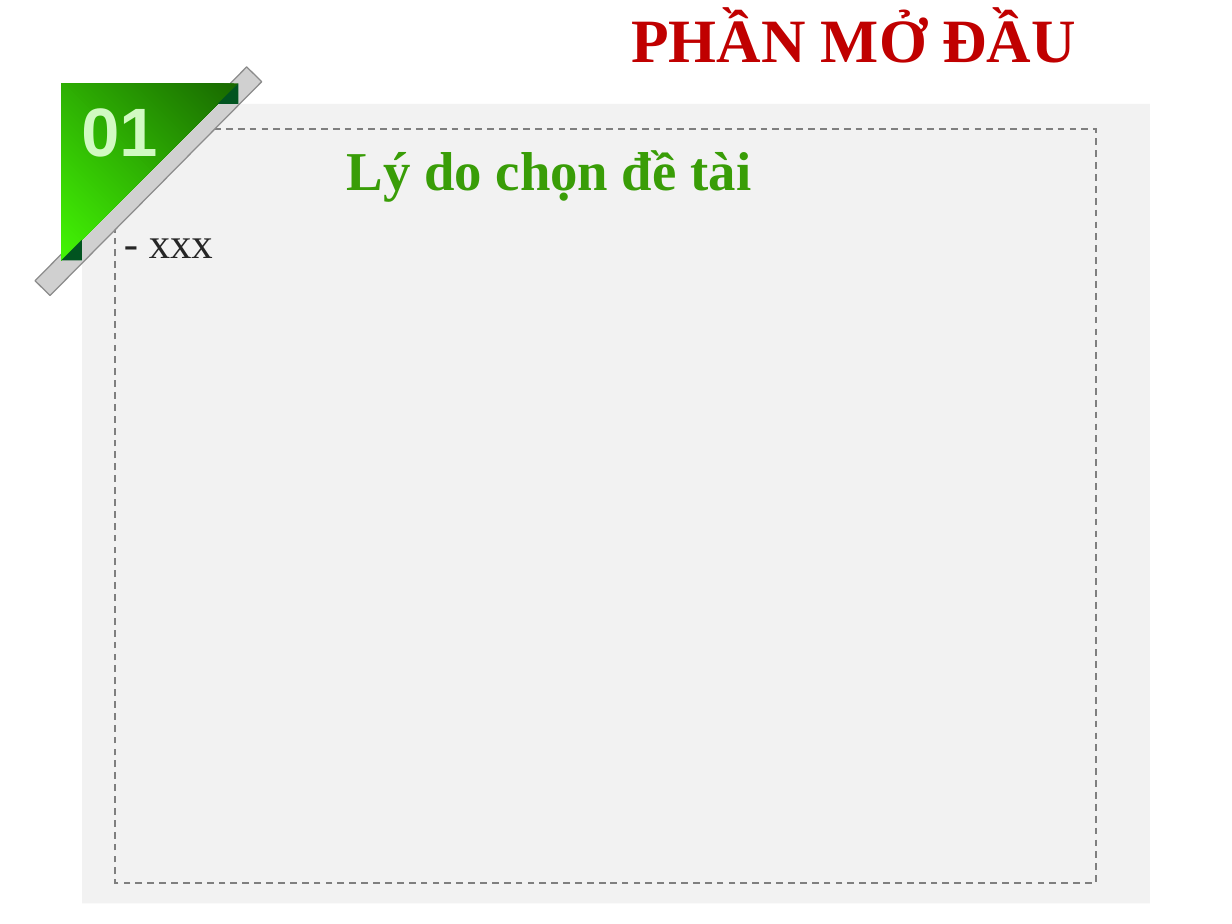
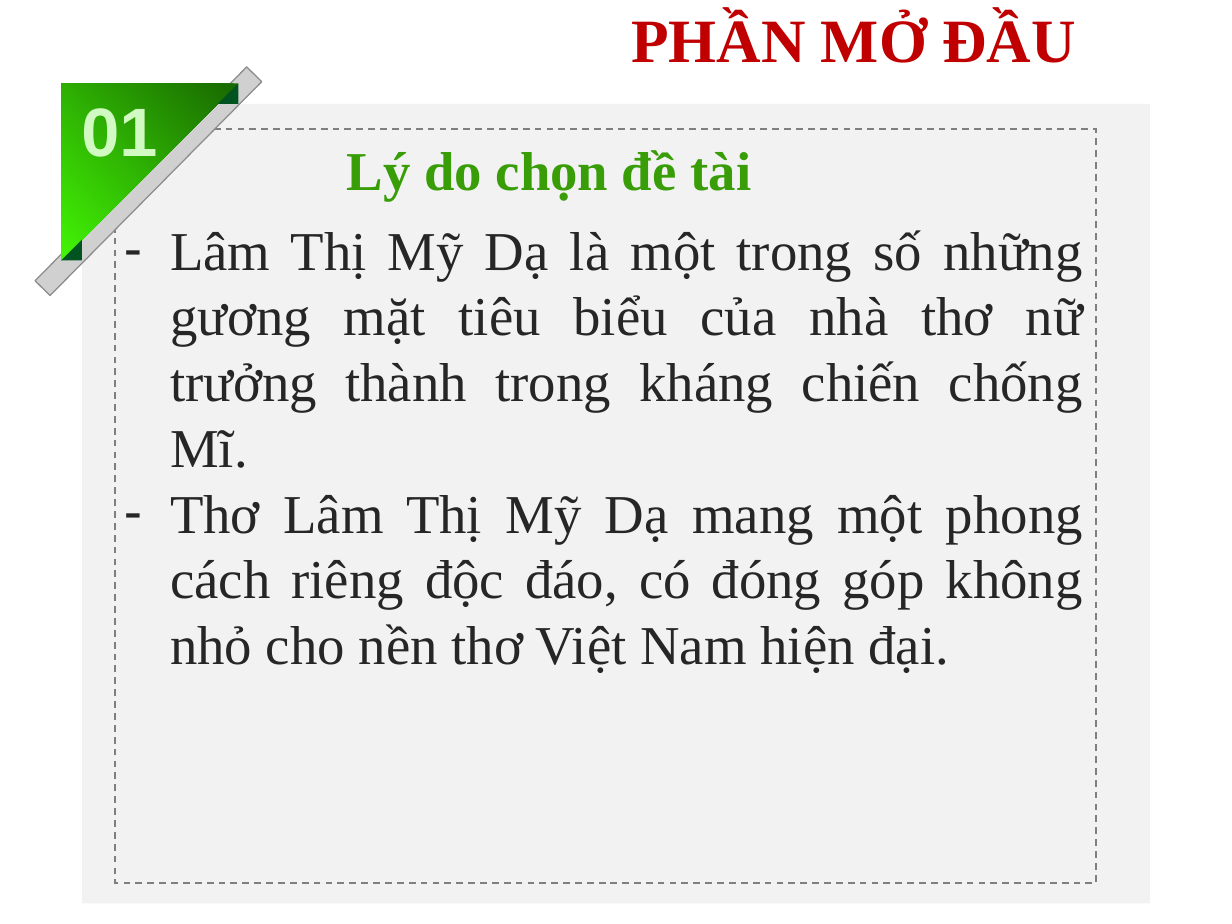
Before and after one commit to thanhhuong89/THANHHUONG_GIT, a slide deck: slide 3 of THANHHUONG/CAO HOC K33/DECUONGSOLUOC - THAY NAM_Slide.ppt. Drawn at 1232x924 pixels with LibreOffice and Linux fonts; fonts in the diff are those of the drawing; grey boxes stand for pictures; background and template pictures are left out. Boxes give left, top, right and bottom in pixels: in the first picture for what was removed or moved away, otherwise in the second. Text is boxed around its words. In the diff, an @@ line names an element or a change of style, - is before the commit and + after.

```diff
--- a/THANHHUONG/CAO HOC K33/DECUONGSOLUOC - THAY NAM_Slide.ppt
+++ b/THANHHUONG/CAO HOC K33/DECUONGSOLUOC - THAY NAM_Slide.ppt
@@ text removed at (x1=149, y1=238, x2=213, y2=258) @@
-- xxx
@@ text added at (x1=170, y1=230, x2=1083, y2=673), 32 pt, text #262626 @@
+– Lâm Thị Mỹ Dạ là một trong số những gương mặt tiêu biểu của nhà thơ nữ trưởng thành trong kháng chiến chống Mĩ.
+– Thơ Lâm Thị Mỹ Dạ mang một phong cách riêng độc đáo, có đóng góp không nhỏ cho nền thơ Việt Nam hiện đại.
```
Also in this commit, not shown: 1 other slide changed, 5 slides added, 16 other files.
